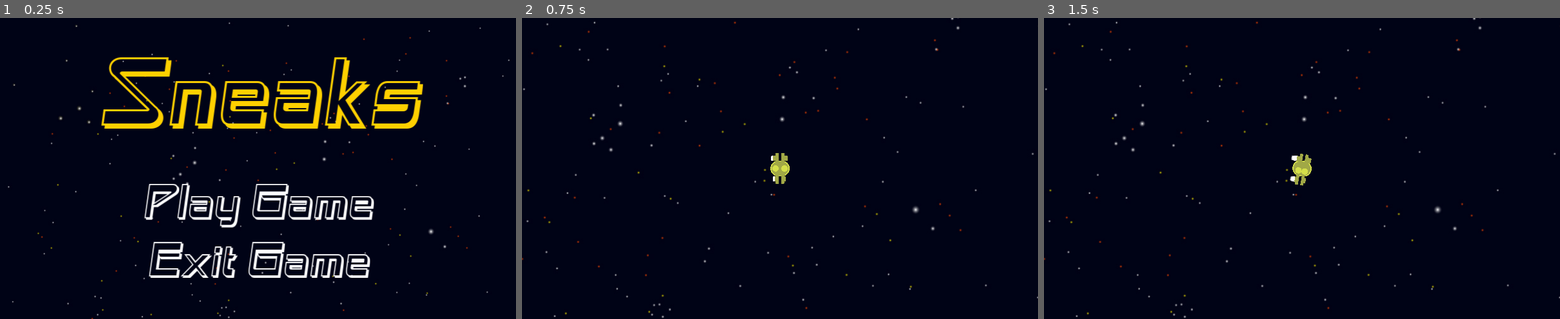
Above: before the commit, frames 1-3 (left to right).
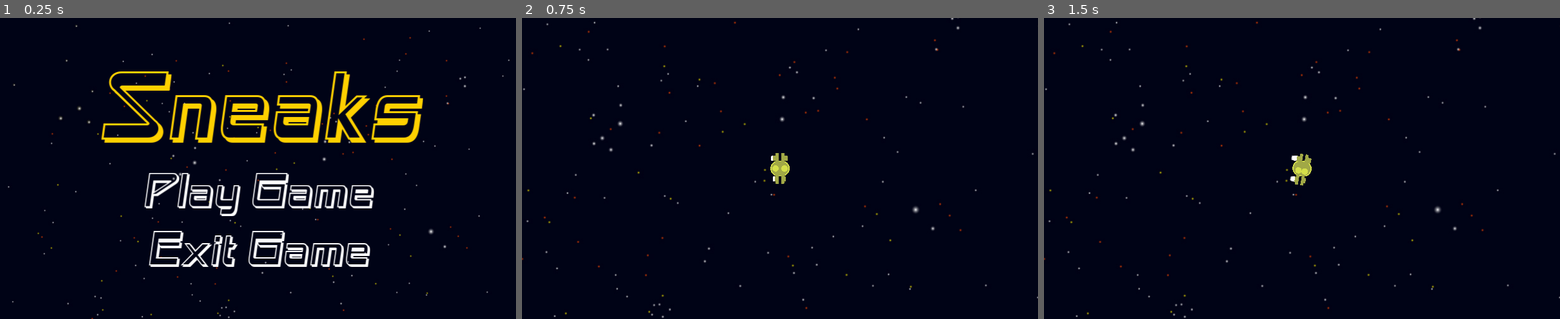
Above: after the commit, the same moments.

Repository: Zhanzo/sneaks
Game: Godot game, scene res://menus/main_menu/MainMenu.tscn
The game is run twice, just before and just after one commit, with the same random seed, the same clock (stepped at 60 frames per second) and the same inputs.
Inputs:
- Up to frame 1 (0.25 s): no input
- Up to frame 2 (0.75 s): click "Play Game" at 0.5 s
- Up to frame 3 (1.5 s): tap Enter at 1.25 s; hold Right (ui_right) from 1.28 s (still down)

The runs differ from the first frame. In frame 1, 13% of the frame differs, in the area x 19-82%, y 13-87%; in frame 2, nothing differs; in frame 3, nothing differs.

Commit message:
Change root node of menus to a control node to allow using anchors instead of margins.

Diff:
--- a/menus/game_over_menu/GameOverMenu.gd
+++ b/menus/game_over_menu/GameOverMenu.gd
@@ -1,4 +1,4 @@
-extends MarginContainer
+extends Control
 
 
 func _on_PlayButton_pressed() -> void:
--- a/menus/game_over_menu/GameOverMenu.tscn
+++ b/menus/game_over_menu/GameOverMenu.tscn
@@ -7,7 +7,6 @@
 [sub_resource type="DynamicFont" id=1]
 size = 200
 use_filter = true
-extra_spacing_bottom = 50
 font_data = ExtResource( 2 )
 
 [sub_resource type="DynamicFont" id=2]
@@ -15,10 +14,9 @@
 use_filter = true
 font_data = ExtResource( 2 )
 
-[node name="GameOverMenu" type="MarginContainer"]
+[node name="GameOverMenu" type="Control"]
 anchor_right = 1.0
 anchor_bottom = 1.0
-custom_constants/margin_top = 50
 script = ExtResource( 3 )
 __meta__ = {
 "_edit_use_anchors_": false
@@ -31,14 +29,15 @@
 region_rect = Rect2( 0, 0, 1024, 600 )
 
 [node name="VBoxContainer" type="VBoxContainer" parent="."]
-margin_top = 50.0
-margin_right = 1024.0
-margin_bottom = 600.0
+anchor_right = 1.0
+anchor_bottom = 1.0
+alignment = 1
 
 [node name="Label" type="Label" parent="VBoxContainer"]
 margin_left = 38.0
+margin_top = 79.0
 margin_right = 986.0
-margin_bottom = 260.0
+margin_bottom = 289.0
 size_flags_horizontal = 4
 custom_fonts/font = SubResource( 1 )
 custom_colors/font_color = Color( 1, 0, 0, 1 )
@@ -48,9 +47,9 @@
 
 [node name="PlayButton" type="Button" parent="VBoxContainer"]
 margin_left = 275.0
-margin_top = 264.0
+margin_top = 293.0
 margin_right = 749.0
-margin_bottom = 376.0
+margin_bottom = 405.0
 size_flags_horizontal = 4
 size_flags_vertical = 4
 custom_fonts/font = SubResource( 2 )
@@ -62,9 +61,9 @@
 
 [node name="ExitButton" type="Button" parent="VBoxContainer"]
 margin_left = 284.0
-margin_top = 380.0
+margin_top = 409.0
 margin_right = 739.0
-margin_bottom = 492.0
+margin_bottom = 521.0
 size_flags_horizontal = 4
 size_flags_vertical = 4
 custom_fonts/font = SubResource( 2 )
--- a/menus/main_menu/MainMenu.gd
+++ b/menus/main_menu/MainMenu.gd
@@ -1,4 +1,4 @@
-extends MarginContainer
+extends Control
 
 
 func _on_PlayButton_pressed() -> void:
--- a/menus/main_menu/MainMenu.tscn
+++ b/menus/main_menu/MainMenu.tscn
@@ -7,7 +7,6 @@
 [sub_resource type="DynamicFont" id=1]
 size = 200
 use_filter = true
-extra_spacing_bottom = 50
 font_data = ExtResource( 2 )
 
 [sub_resource type="DynamicFont" id=2]
@@ -15,14 +14,10 @@
 use_filter = true
 font_data = ExtResource( 2 )
 
-[node name="MainMenu" type="MarginContainer"]
+[node name="MainMenu" type="Control"]
 anchor_right = 1.0
 anchor_bottom = 1.0
-custom_constants/margin_top = 50
 script = ExtResource( 1 )
-__meta__ = {
-"_edit_use_anchors_": false
-}
 
 [node name="Sprite" type="Sprite" parent="."]
 texture = ExtResource( 3 )
@@ -31,25 +26,30 @@
 region_rect = Rect2( 0, 0, 1024, 600 )
 
 [node name="VBoxContainer" type="VBoxContainer" parent="."]
-margin_top = 50.0
-margin_right = 1024.0
-margin_bottom = 600.0
+anchor_right = 1.0
+anchor_bottom = 1.0
+alignment = 1
+__meta__ = {
+"_edit_use_anchors_": false
+}
 
 [node name="TitleLabel" type="Label" parent="VBoxContainer"]
 margin_left = 190.0
+margin_top = 79.0
 margin_right = 833.0
-margin_bottom = 260.0
+margin_bottom = 289.0
 size_flags_horizontal = 4
 custom_fonts/font = SubResource( 1 )
 custom_colors/font_color = Color( 1, 0.819608, 0, 1 )
 text = "Sneaks"
 align = 1
+valign = 1
 
 [node name="PlayButton" type="Button" parent="VBoxContainer"]
 margin_left = 277.0
-margin_top = 264.0
+margin_top = 293.0
 margin_right = 747.0
-margin_bottom = 376.0
+margin_bottom = 405.0
 size_flags_horizontal = 4
 size_flags_vertical = 4
 custom_fonts/font = SubResource( 2 )
@@ -61,9 +61,9 @@
 
 [node name="ExitButton" type="Button" parent="VBoxContainer"]
 margin_left = 284.0
-margin_top = 380.0
+margin_top = 409.0
 margin_right = 739.0
-margin_bottom = 492.0
+margin_bottom = 521.0
 size_flags_horizontal = 4
 size_flags_vertical = 4
 custom_fonts/font = SubResource( 2 )
